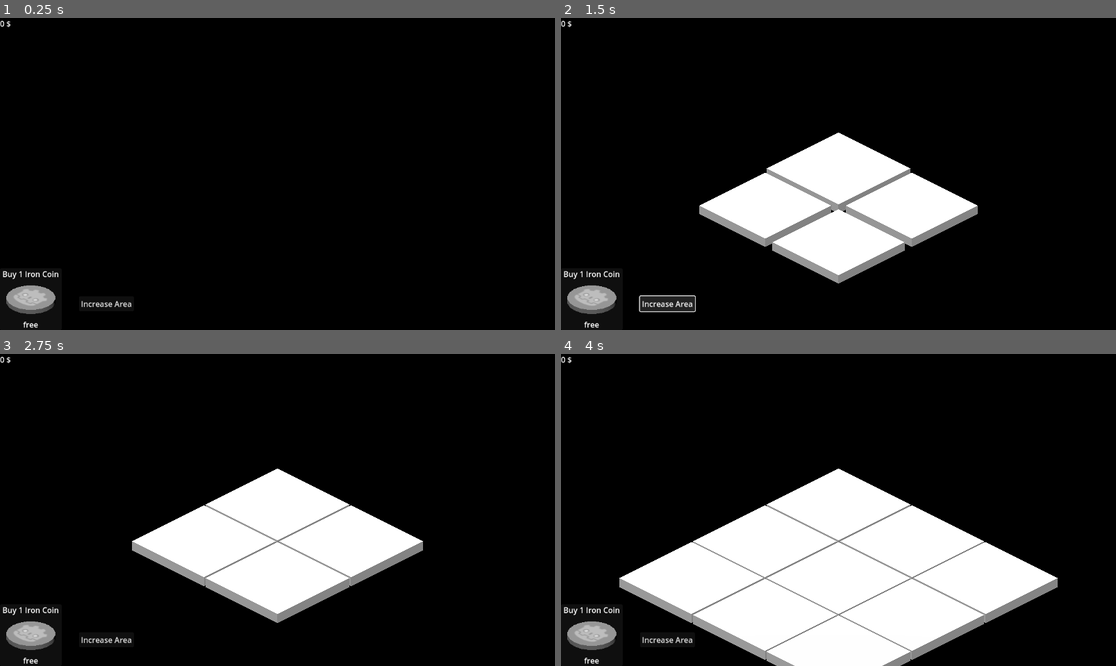
Above: before the commit, frames 1-4 (two rows, left to right).
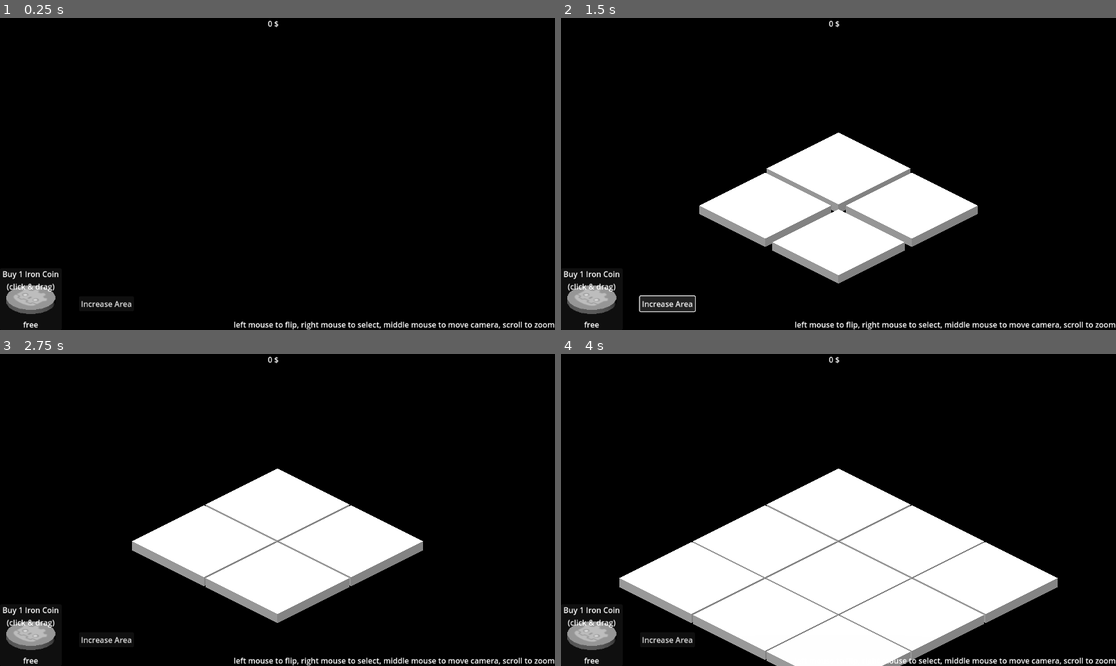
Above: after the commit, the same moments.

Repository: Plagiatus/JulienTest
Game: Godot game, scene res://game.tscn
Two runs of this game, one before a commit and one after it. Both use one fixed random seed, a clock stepped at 60 frames per second and the inputs below.
Inputs:
- Up to frame 1 (0.25 s): no input
- Up to frame 2 (1.5 s): click "Buy 1 Iron Coin" (after the commit: "Buy 1 Iron Coin (click & drag)") at 0.5 s; click "Increase Area" at 1.25 s
- Up to frame 3 (2.75 s): click "Buy 1 Iron Coin" (after the commit: "Buy 1 Iron Coin (click & drag)") at 2 s
- Up to frame 4 (4 s): click "Increase Area" at 2.75 s; click "Buy 1 Iron Coin" (after the commit: "Buy 1 Iron Coin (click & drag)") at 3.5 s

The runs differ from the first frame. In frame 1, 0.7% of the frame differs, in the area x 0-100%, y 0-100%; in frame 2, 0.7%; in frame 3, 0.7%; in frame 4, 0.5%.

Commit message:
add instructions, add money popup to coins, improve upgrade btn layout

Diff:
--- a/source/v2/coins/coin.gd
+++ b/source/v2/coins/coin.gd
@@ -28,6 +28,7 @@
 var sale_value: int = 0
 
 @onready var _3d_coin: Node3D = $Positioning/Visuals
+@onready var money_popup: Label3D = $Positioning/MoneyPopup
 
 signal start_toss()
 signal end_toss(is_heads: bool, flip_neighbors: Array[Vector2])
@@ -69,6 +70,7 @@
 	_3d_coin.rotation_degrees.x = 0 if next_result_is_heads else 180
 	if next_result_is_heads:
 		GameData.money += heads_value
+		show_money_popup()
 	end_toss.emit(next_result_is_heads, flip_neighbors)
 
 func apply_upgrade(upgrade: Upgrade):
@@ -86,6 +88,11 @@
 			upgrade_applied.emit()
 			break
 
+func show_money_popup():
+	money_popup.text = "+ %s $" % heads_value
+	money_popup.show()
+	await get_tree().create_timer(0.5).timeout
+	money_popup.hide()
 
 func _on_area_3d_input_event(_camera: Node, event: InputEvent, _event_position: Vector3, _normal: Vector3, _shape_idx: int) -> void:
 	if not event is InputEventMouseButton: return
--- a/source/v2/coins/coin.tscn
+++ b/source/v2/coins/coin.tscn
@@ -156,4 +156,13 @@
 [node name="CollisionShape3D" type="CollisionShape3D" parent="Positioning/Visuals/Area3D"]
 shape = SubResource("CylinderShape3D_0t63x")
 
+[node name="MoneyPopup" type="Label3D" parent="Positioning"]
+transform = Transform3D(0.70710677, -0.35355338, 0.6123724, 0, 0.8660254, 0.5, -0.70710677, -0.35355338, 0.6123724, 0.3, 0.175, 0.3)
+visible = false
+double_sided = false
+render_priority = 2
+outline_render_priority = 1
+modulate = Color(0, 1, 0, 1)
+text = "+ 1 $"
+
 [connection signal="input_event" from="Positioning/Visuals/Area3D" to="." method="_on_area_3d_input_event"]
--- a/source/v2/game.tscn
+++ b/source/v2/game.tscn
@@ -130,9 +130,14 @@
 expand_mode = 1
 
 [node name="MoneyLabel" type="Label" parent="UI/GameOverlay"]
-layout_mode = 0
-offset_right = 40.0
+layout_mode = 1
+anchors_preset = 5
+anchor_left = 0.5
+anchor_right = 0.5
+offset_left = -20.0
+offset_right = 20.0
 offset_bottom = 23.0
+grow_horizontal = 2
 text = "%s $"
 script = SubResource("GDScript_e2o6t")
 
@@ -165,7 +170,8 @@
 anchor_right = 1.0
 offset_bottom = 23.0
 grow_horizontal = 2
-text = "Buy 1 Iron Coin"
+text = "Buy 1 Iron Coin
+(click & drag)"
 horizontal_alignment = 1
 
 [node name="Price" type="Label" parent="UI/GameOverlay/BuyCoinButton"]
@@ -192,6 +198,19 @@
 grow_vertical = 0
 text = "Increase Area"
 
+[node name="Label" type="Label" parent="UI/GameOverlay"]
+layout_mode = 1
+anchors_preset = 3
+anchor_left = 1.0
+anchor_top = 1.0
+anchor_right = 1.0
+anchor_bottom = 1.0
+offset_left = -40.0
+offset_top = -23.0
+grow_horizontal = 0
+grow_vertical = 0
+text = "left mouse to flip, right mouse to select, middle mouse to move camera, scroll to zoom"
+
 [node name="CoinUpgrade" type="Control" parent="UI"]
 visible = false
 layout_mode = 3
--- a/source/v2/game_data.gd
+++ b/source/v2/game_data.gd
@@ -2,7 +2,7 @@
 
 signal money_changed(new_value: int, change: int)
 
-var money: int = 20:
+var money: int = 0:
 	set(value):
 		var change = value - money
 		money = value
--- a/source/v2/ui/upgrade_button.gd
+++ b/source/v2/ui/upgrade_button.gd
@@ -9,6 +9,7 @@
 
 func _ready() -> void:
 	GameData.money_changed.connect(check_money)
+	size_flags_horizontal = Control.SIZE_EXPAND_FILL
 
 func setup(upgrade: Upgrade, enabled: bool, bought: bool, locked: bool):
 	should_be_enabled = enabled && not locked && not bought
